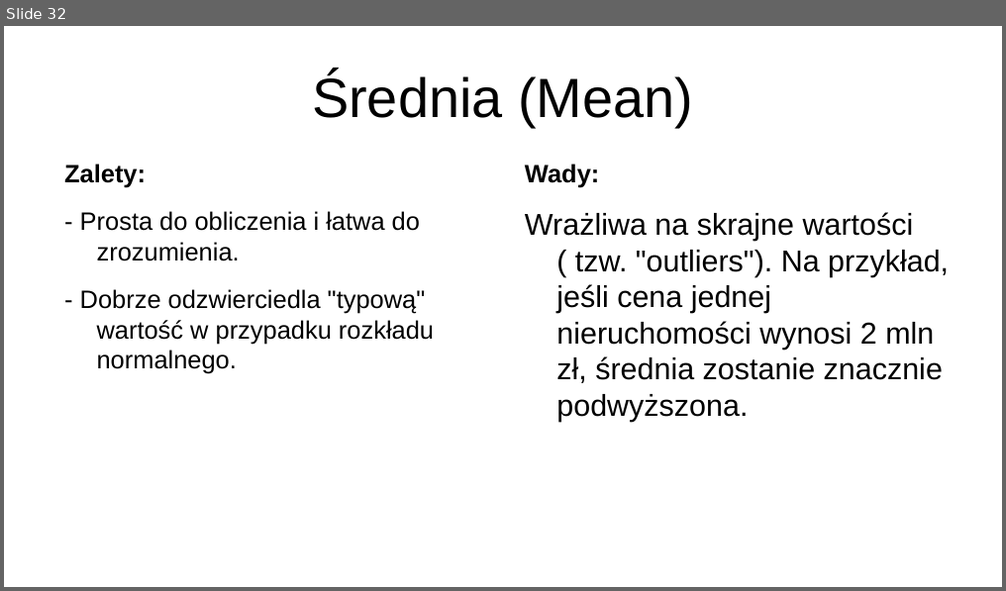
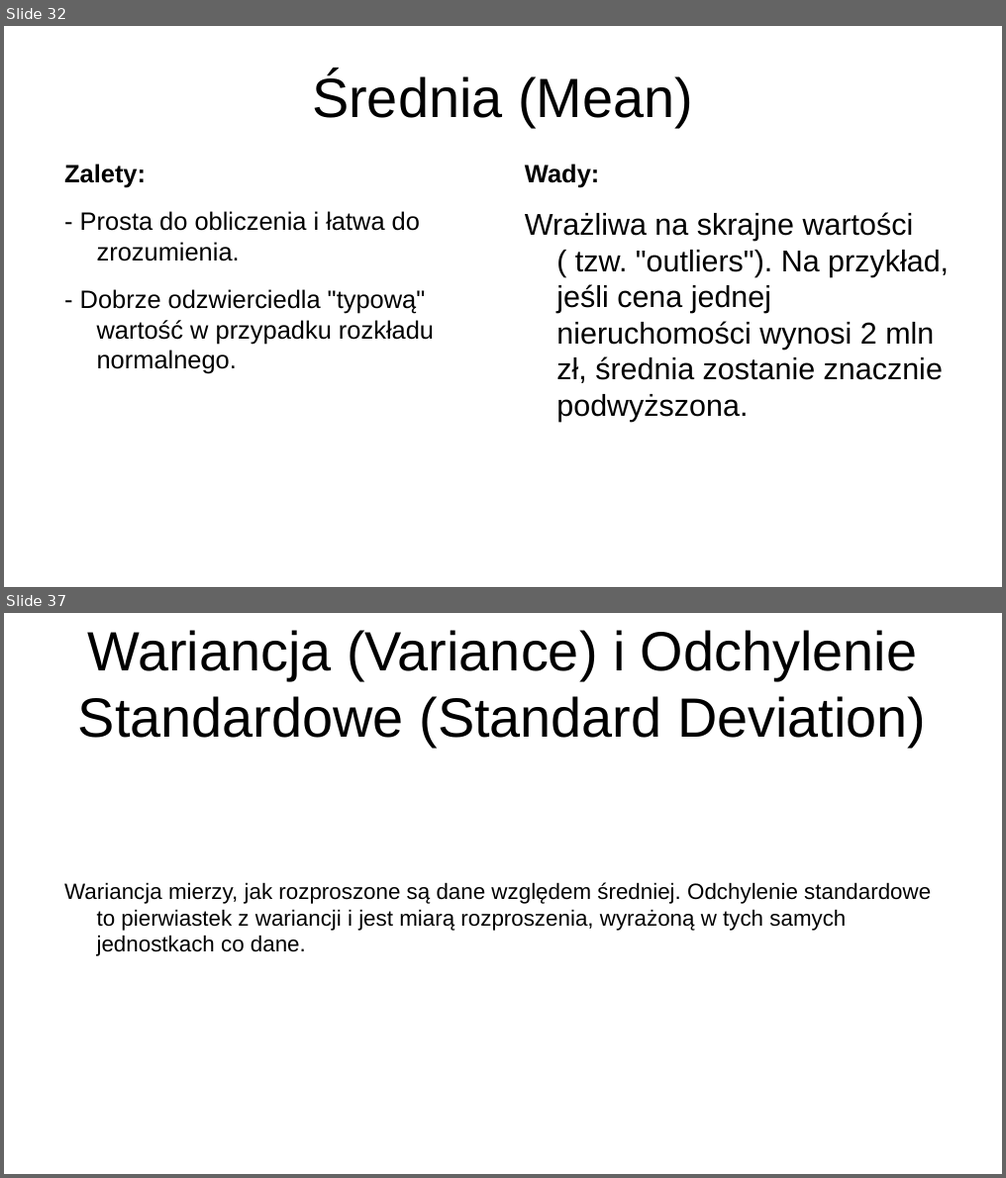
Before and after one commit to jkb-mchlk/jkb-mchlk, a slide deck: szkolenie.pptx. Shown one above the other, each under a label of ours: slide 32 before the commit, slides 32 and 37 after it; the slides between them are not shown. The pictures are 1006x591 and 1006x1178 pixels, drawn with LibreOffice and Linux fonts; fonts in the diff are those of the drawing. Boxes give left, top, right and bottom in pixels: in the first picture for what was removed or moved away, otherwise in the second. Text is boxed around its words. In the diff, an @@ line names an element or a change of style, - is before the commit and + after.

```diff
--- a/szkolenie.pptx
+++ b/szkolenie.pptx
@@ slide 37 added at bbox=[4, 613, 1002, 1174], background #FFFFFF @@
@@ title added at bbox=[78, 630, 926, 747], 44 pt, text #000000 @@
+Wariancja (Variance) i Odchylenie Standardowe (Standard Deviation)
@@ text added at bbox=[64, 882, 931, 957], 17.6 pt, text #000000 @@
+Wariancja mierzy, jak rozproszone są dane względem średniej. Odchylenie standardowe to pierwiastek z wariancji i jest miarą rozproszenia, wyrażoną w tych samych jednostkach co dane.
```
Also in this commit, not shown: 4 slides changed, 18 other slides added, 1 slide removed, 1 other file.
